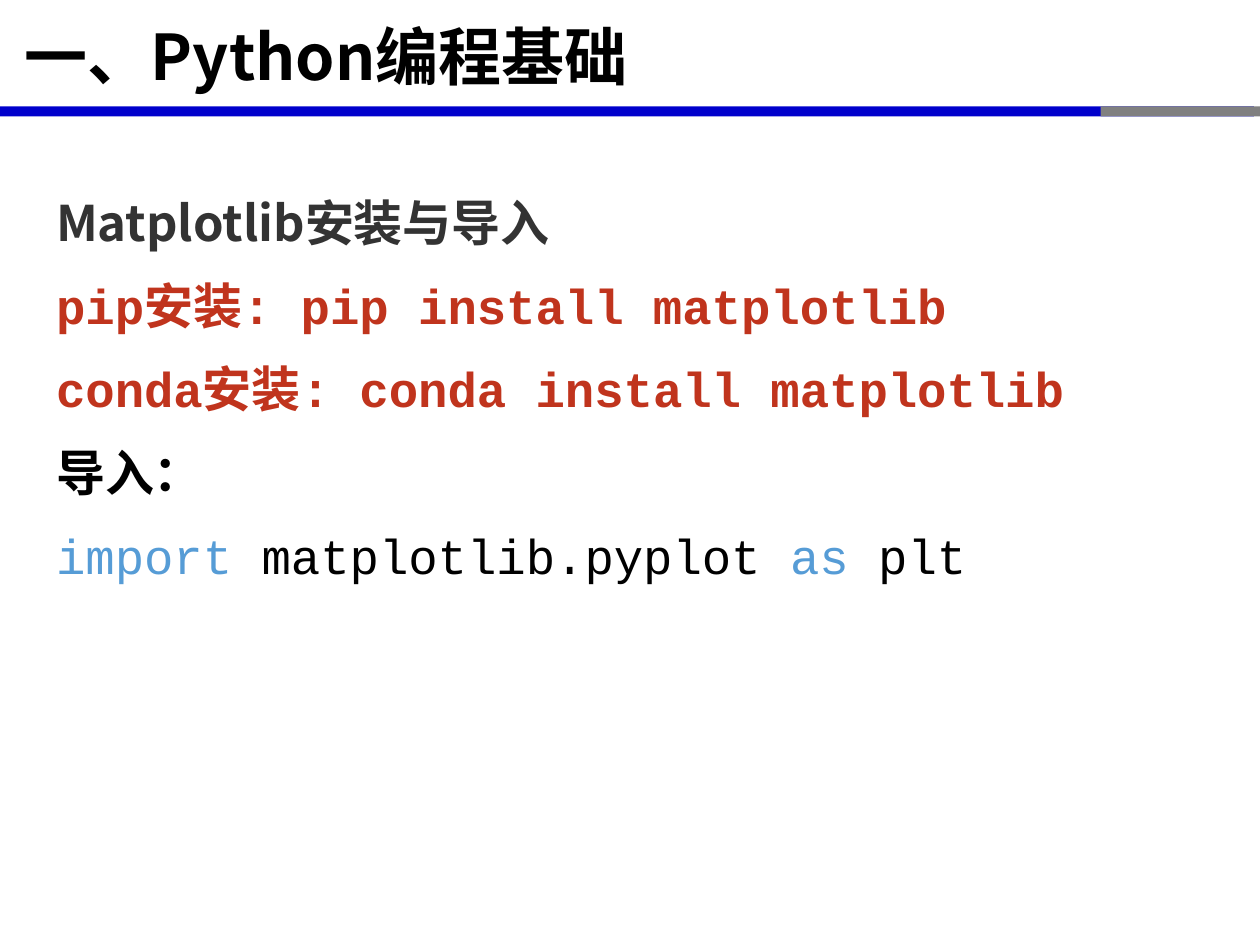
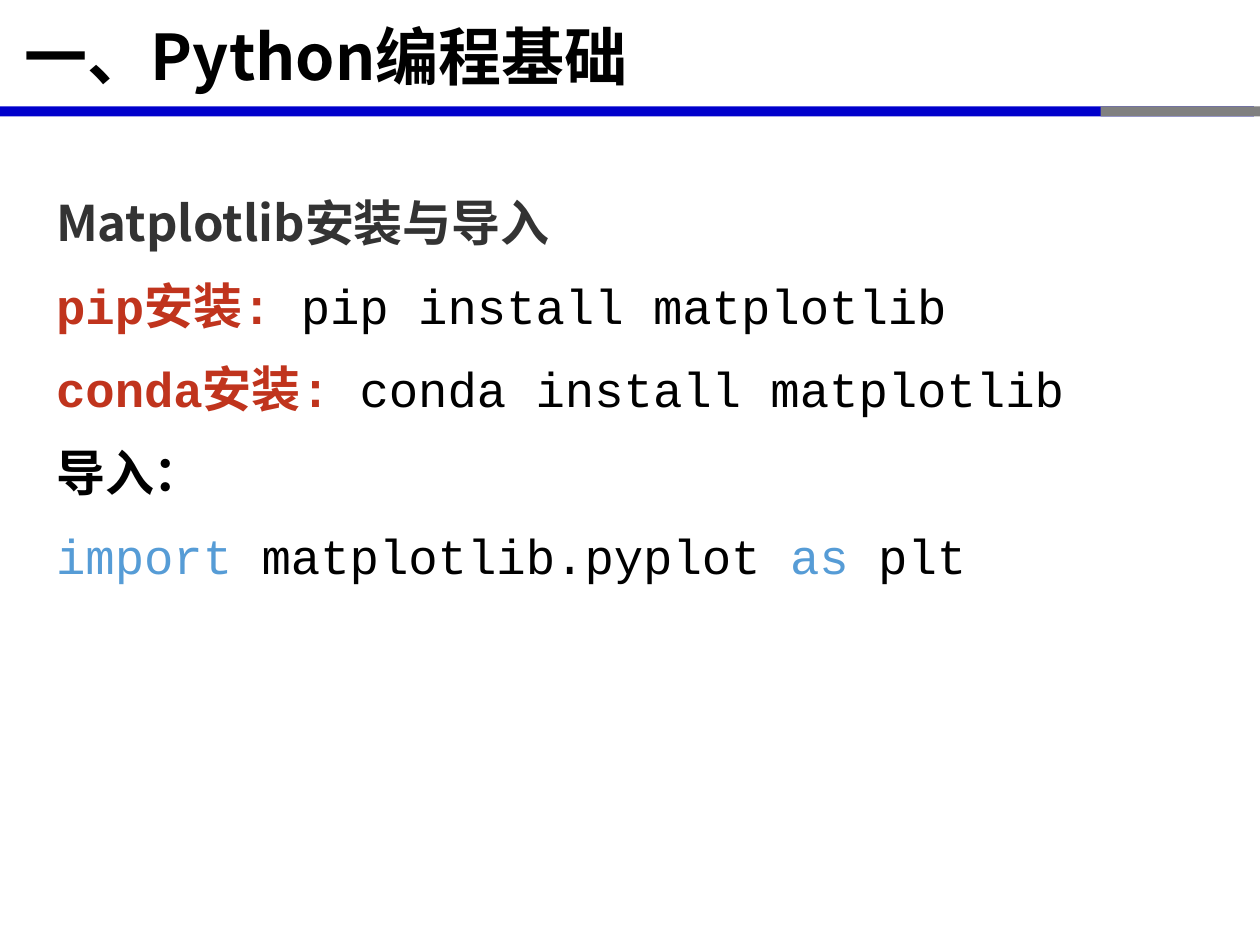
Before and after one commit to xinluo2018/open-source-gis-course, a slide deck: slide 21 of 第3章-开源GIS软件开发环境-6课时/第3章--开源GIS软件开发环境-Python编程基础-2学时.pptx. Drawn at 1260x945 pixels with LibreOffice and Linux fonts; fonts in the diff are those of the drawing. Boxes give left, top, right and bottom in pixels: in the first picture for what was removed or moved away, otherwise in the second. Text is boxed around its words. In the diff, an @@ line names an element or a change of style, - is before the commit and + after.

```diff
--- a/第3章-开源GIS软件开发环境-6课时/第3章--开源GIS软件开发环境-Python编程基础-2学时.pptx
+++ b/第3章-开源GIS软件开发环境-6课时/第3章--开源GIS软件开发环境-Python编程基础-2学时.pptx
@@ text at bbox=[56, 289, 1064, 418]: text colour #C0341D to #000000, bold off in "pip install matplotlib", "conda install matplotlib" @@
```
Also in this commit, not shown: 5 other slides changed, 3 other files.
